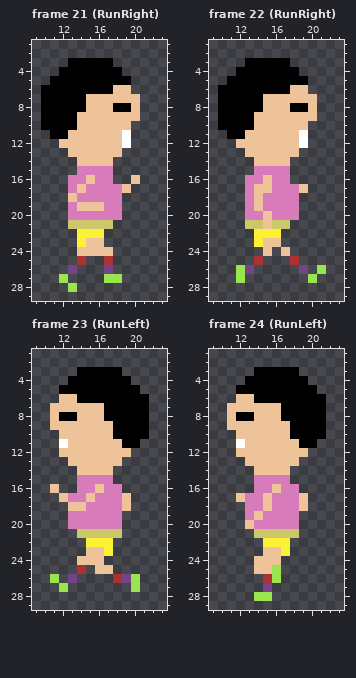
Two versions of one pixel-art file, sprites/sprite-fitness-guy-animation.aseprite. This is how it looked before the edit.
32x32 pixels, 26 frames. Shown: frame 21 (RunRight): x 9..23, y 1..29; frame 22 (RunRight): x 9..23, y 1..29; frame 23 (RunLeft): x 9..23, y 1..29; frame 24 (RunLeft): x 9..23, y 1..29. The commit also changed other frames, which this record leaves out.
Now the later version:
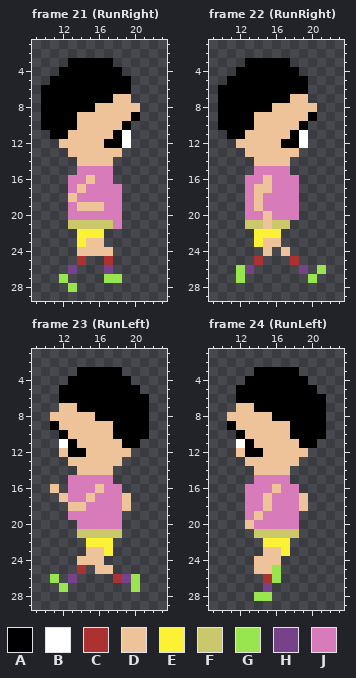
Palette (. is transparent): A #000000  B #ffffff  C #ac3232  D #eec39a  E #fbf236  F #cbc76b  G #99e550  H #76428a  J #d77bba
Changes in this commit:
Frame 21 (RunRight):
y 6: x 18..19 DD -> AA
y 7: x 15..17 DDD -> AAA; x 20 D -> .
y 8: x 15 D -> A; x 18..19 AA -> DD
y 9: x 20 D -> A
y 10: x 19 D -> A
y 11: x 18 D -> A
y 12: x 17..18 DD -> AA
y 16: x 20 D -> .
y 17: x 19 D -> .
y 21: x 18 . -> J
Frame 22 (RunRight):
y 6: x 18..19 DD -> AA
y 7: x 15..17 DDD -> AAA; x 20 D -> .
y 8: x 15 D -> A; x 18..19 AA -> DD
y 9: x 20 D -> A
y 10: x 19 D -> A
y 11: x 18 D -> A
y 12: x 17..18 DD -> AA
y 16: x 18 . -> J
y 17: x 19 D -> .
Frame 23 (RunLeft):
y 6: x 12..13 DD -> AA
y 7: x 11 D -> .; x 14..16 DDD -> AAA
y 8: x 12..13 AA -> DD; x 16 D -> A
y 9: x 11 D -> A
y 10: x 12 D -> A
y 11: x 13 D -> A
y 12: x 13..14 DD -> AA
y 15..16: x 13 . -> J
y 20: x 13 J -> .
Frame 24 (RunLeft):
y 6: x 12..13 DD -> AA
y 7: x 11 D -> .; x 14..16 DDD -> AAA
y 8: x 12..13 AA -> DD; x 16 D -> A
y 9: x 11 D -> A
y 10: x 12 D -> A
y 11: x 13 D -> A
y 12: x 13..14 DD -> AA
y 16: x 13 . -> J
y 17: x 12 D -> .
